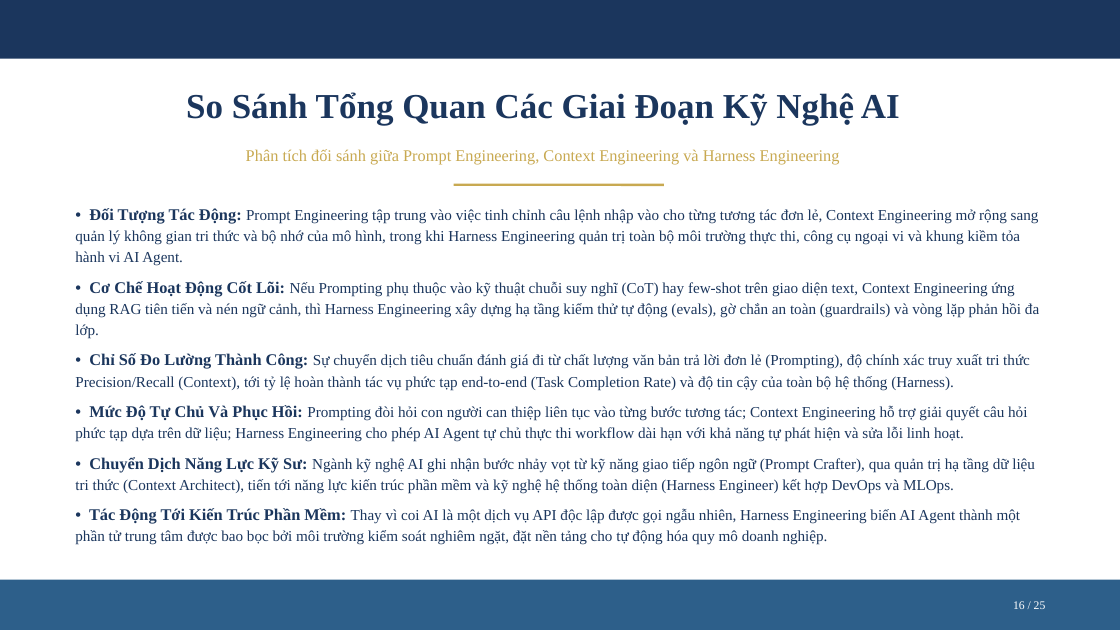
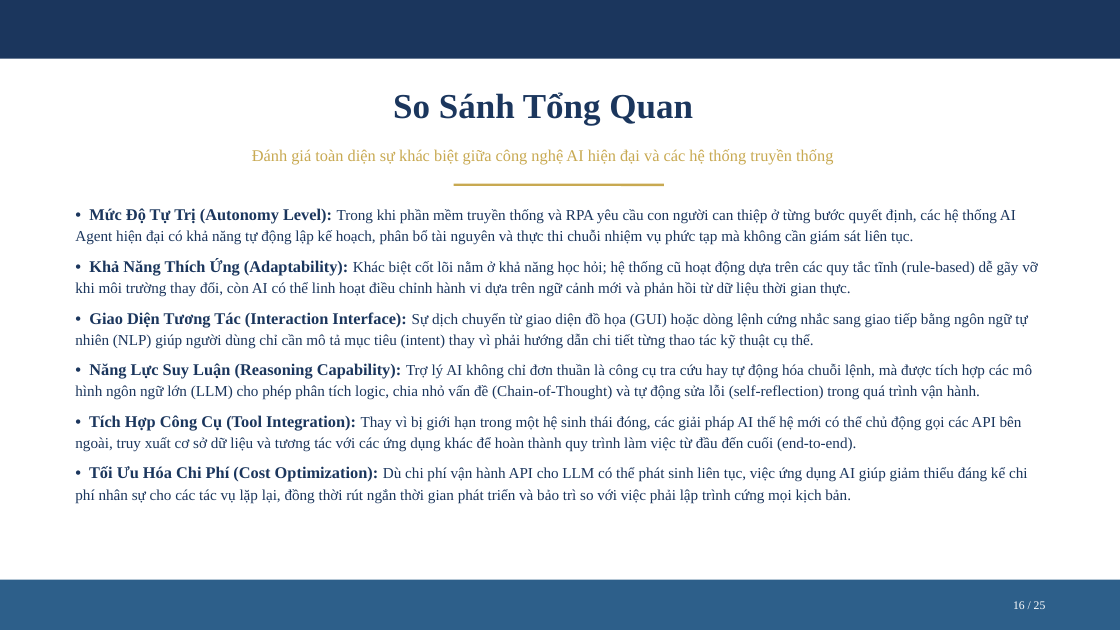
Before and after one commit to nbhson/tool-harness-generate-slide, a slide deck: slide 16 of harness-engineer.pptx. Drawn at 1120x630 pixels with LibreOffice and Linux fonts; fonts in the diff are those of the drawing. Boxes give left, top, right and bottom in pixels: in the first picture for what was removed or moved away, otherwise in the second. Text is boxed around its words. In the diff, an @@ line names an element or a change of style, - is before the commit and + after.

```diff
--- a/harness-engineer.pptx
+++ b/harness-engineer.pptx
@@ text at box(393, 92, 693, 126): text changed @@
-So Sánh Tổng Quan Các Giai Đoạn Kỹ Nghệ AI
+So Sánh Tổng Quan
@@ text at box(252, 149, 833, 165): text changed @@
-Phân tích đối sánh giữa Prompt Engineering, Context Engineering và Harness Engineering
+Đánh giá toàn diện sự khác biệt giữa công nghệ AI hiện đại và các hệ thống truyền thống
@@ text at box(75, 208, 1038, 504): text changed @@
-• Đối Tượng Tác Động: Prompt Engineering tập trung vào việc tinh chỉnh câu lệnh nhập vào cho từng tương tác đơn lẻ, Context Engineering mở rộng sang quản lý không gian tri thức và bộ nhớ của mô hình, trong khi Harness Engineering quản trị toàn bộ môi trường thực thi, công cụ ngoại vi và khung kiềm tỏa hành vi AI Agent.
-• Cơ Chế Hoạt Động Cốt Lõi: Nếu Prompting phụ thuộc vào kỹ thuật chuỗi suy nghĩ (CoT) hay few-shot trên giao diện text, Context Engineering ứng dụng RAG tiên tiến và nén ngữ cảnh, thì Harness Engineering xây dựng hạ tầng kiểm thử tự động (evals), gờ chắn an toàn (guardrails) và vòng lặp phản hồi đa lớp.
-• Chỉ Số Đo Lường Thành Công: Sự chuyển dịch tiêu chuẩn đánh giá đi từ chất lượng văn bản trả lời đơn lẻ (Prompting), độ chính xác truy xuất tri thức Precision/Recall (Context), tới tỷ lệ hoàn thành tác vụ phức tạp end-to-end (Task Completion Rate) và độ tin cậy của toàn bộ hệ thống (Harness).
-• Mức Độ Tự Chủ Và Phục Hồi: Prompting đòi hỏi con người can thiệp liên tục vào từng bước tương tác; Context Engineering hỗ trợ giải quyết câu hỏi phức tạp dựa trên dữ liệu; Harness Engineering cho phép AI Agent tự chủ thực thi workflow dài hạn với khả năng tự phát hiện và sửa lỗi linh hoạt.
-• Chuyển Dịch Năng Lực Kỹ Sư: Ngành kỹ nghệ AI ghi nhận bước nhảy vọt từ kỹ năng giao tiếp ngôn ngữ (Prompt Crafter), qua quản trị hạ tầng dữ liệu tri thức (Context Architect), tiến tới năng lực kiến trúc phần mềm và kỹ nghệ hệ thống toàn diện (Harness Engineer) kết hợp DevOps và MLOps.
-• Tác Động Tới Kiến Trúc Phần Mềm: Thay vì coi AI là một dịch vụ API độc lập được gọi ngẫu nhiên, Harness Engineering biến AI Agent thành một phần tử trung tâm được bao bọc bởi môi trường kiểm soát nghiêm ngặt, đặt nền tảng cho tự động hóa quy mô doanh nghiệp.
+• Mức Độ Tự Trị (Autonomy Level): Trong khi phần mềm truyền thống và RPA yêu cầu con người can thiệp ở từng bước quyết định, các hệ thống AI Agent hiện đại có khả năng tự động lập kế hoạch, phân bổ tài nguyên và thực thi chuỗi nhiệm vụ phức tạp mà không cần giám sát liên tục.
+• Khả Năng Thích Ứng (Adaptability): Khác biệt cốt lõi nằm ở khả năng học hỏi; hệ thống cũ hoạt động dựa trên các quy tắc tĩnh (rule-based) dễ gãy vỡ khi môi trường thay đổi, còn AI có thể linh hoạt điều chỉnh hành vi dựa trên ngữ cảnh mới và phản hồi từ dữ liệu thời gian thực.
+• Giao Diện Tương Tác (Interaction Interface): Sự dịch chuyển từ giao diện đồ họa (GUI) hoặc dòng lệnh cứng nhắc sang giao tiếp bằng ngôn ngữ tự nhiên (NLP) giúp người dùng chỉ cần mô tả mục tiêu (intent) thay vì phải hướng dẫn chi tiết từng thao tác kỹ thuật cụ thể.
+• Năng Lực Suy Luận (Reasoning Capability): Trợ lý AI không chỉ đơn thuần là công cụ tra cứu hay tự động hóa chuỗi lệnh, mà được tích hợp các mô hình ngôn ngữ lớn (LLM) cho phép phân tích logic, chia nhỏ vấn đề (Chain-of-Thought) và tự động sửa lỗi (self-reflection) trong quá trình vận hành.
+• Tích Hợp Công Cụ (Tool Integration): Thay vì bị giới hạn trong một hệ sinh thái đóng, các giải pháp AI thế hệ mới có thể chủ động gọi các API bên ngoài, truy xuất cơ sở dữ liệu và tương tác với các ứng dụng khác để hoàn thành quy trình làm việc từ đầu đến cuối (end-to-end).
+• Tối Ưu Hóa Chi Phí (Cost Optimization): Dù chi phí vận hành API cho LLM có thể phát sinh liên tục, việc ứng dụng AI giúp giảm thiểu đáng kể chi phí nhân sự cho các tác vụ lặp lại, đồng thời rút ngắn thời gian phát triển và bảo trì so với việc phải lập trình cứng mọi kịch bản.
```
Also in this commit, not shown: 18 other slides changed, 6 slides added, 6 slides removed, 17 other files.
